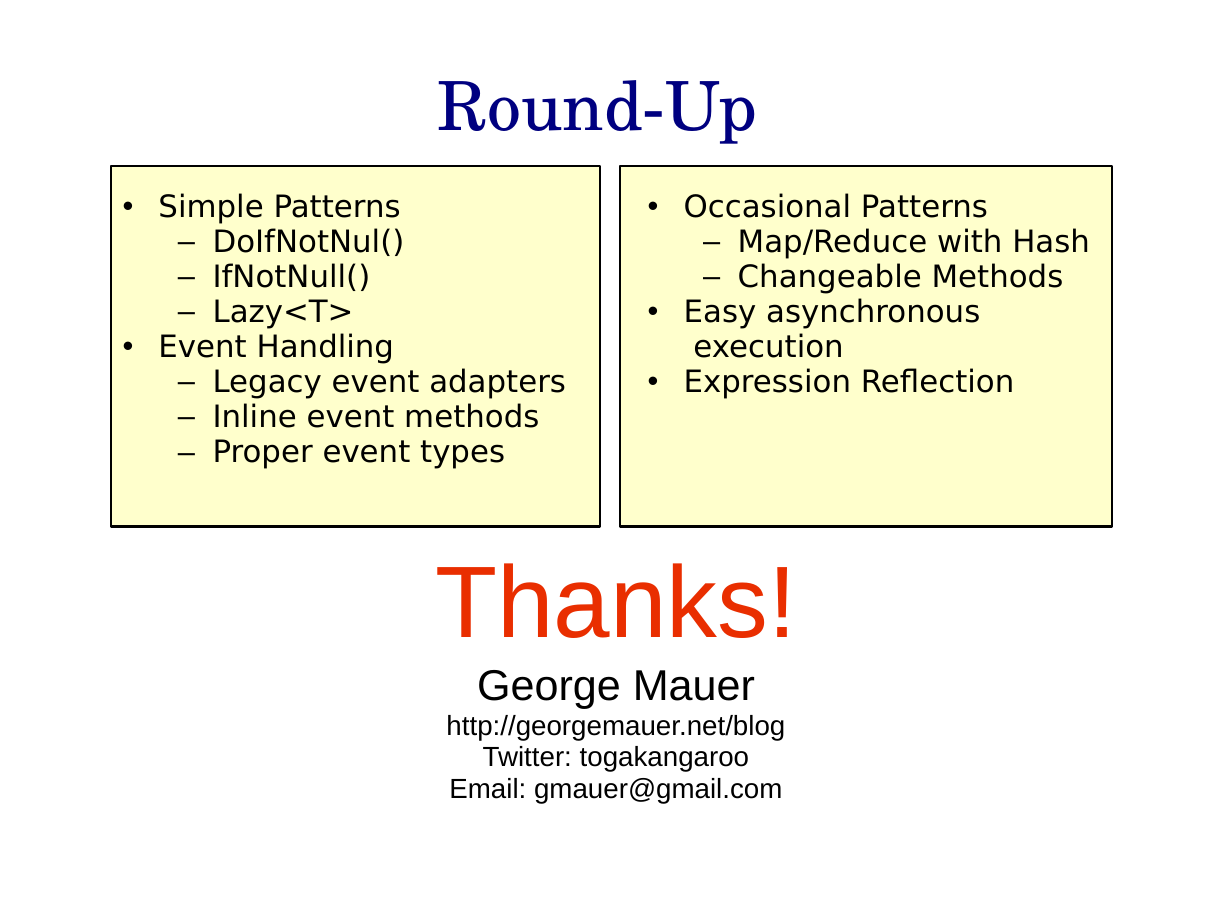
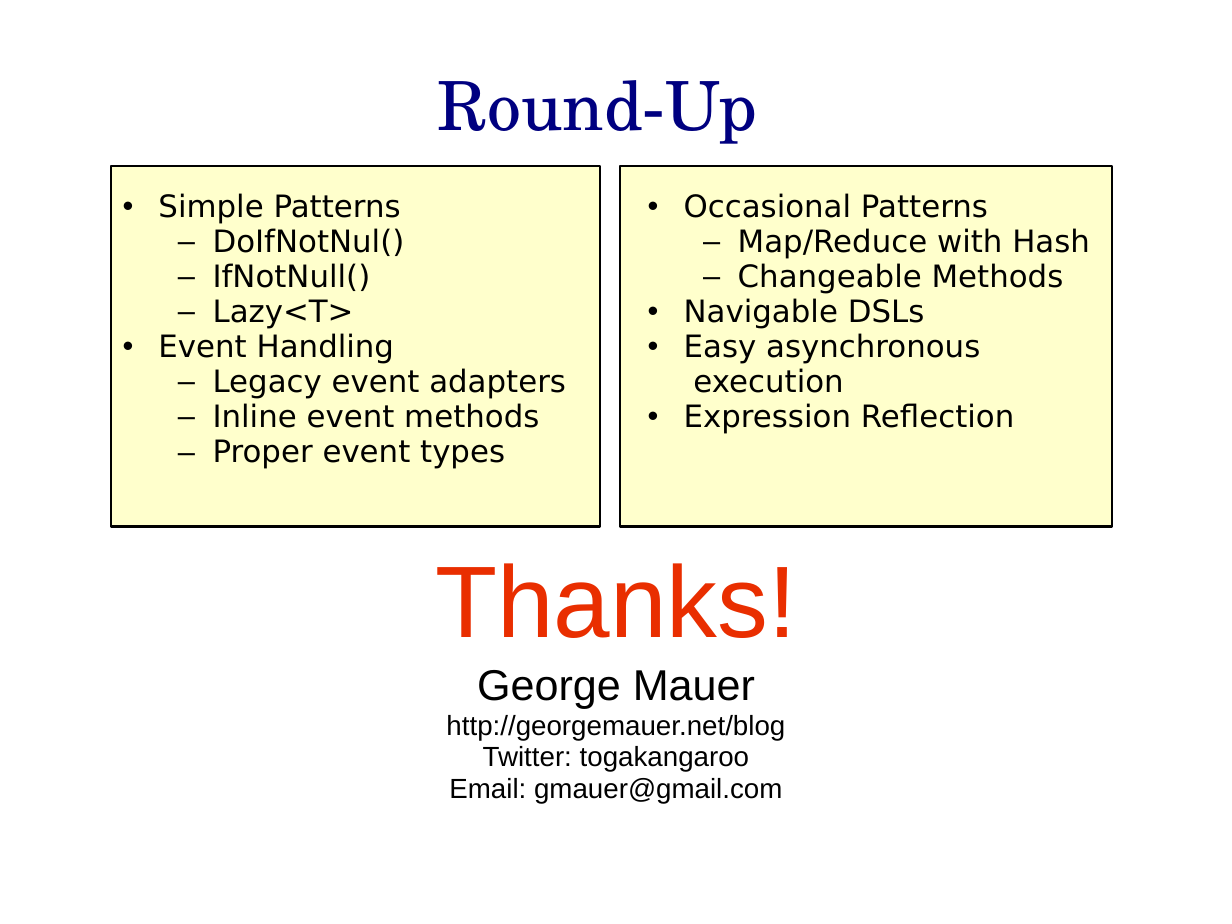
Before and after one commit to hamalawy/gim-projects, a slide deck: slide 15 of presentations/CantDanceTheLambda/docs/Can_t_Dance_the_Lambda.odp (slide 14 before the commit). Drawn at 1232x924 pixels with LibreOffice and Linux fonts; fonts in the diff are those of the drawing; background and template pictures are left out. Boxes give left, top, right and bottom in pixels: in the first picture for what was removed or moved away, otherwise in the second. Text is boxed around its words. In the diff, an @@ line names an element or a change of style, - is before the commit and + after.

```diff
--- a/presentations/CantDanceTheLambda/docs/Can_t_Dance_the_Lambda.odp
+++ b/presentations/CantDanceTheLambda/docs/Can_t_Dance_the_Lambda.odp
@@ text at [684, 298, 925, 329]: paragraph added @@
+• Navigable DSLs
```
Also in this commit, not shown: 1 other slide changed, 1 slide added, 4 other files.
